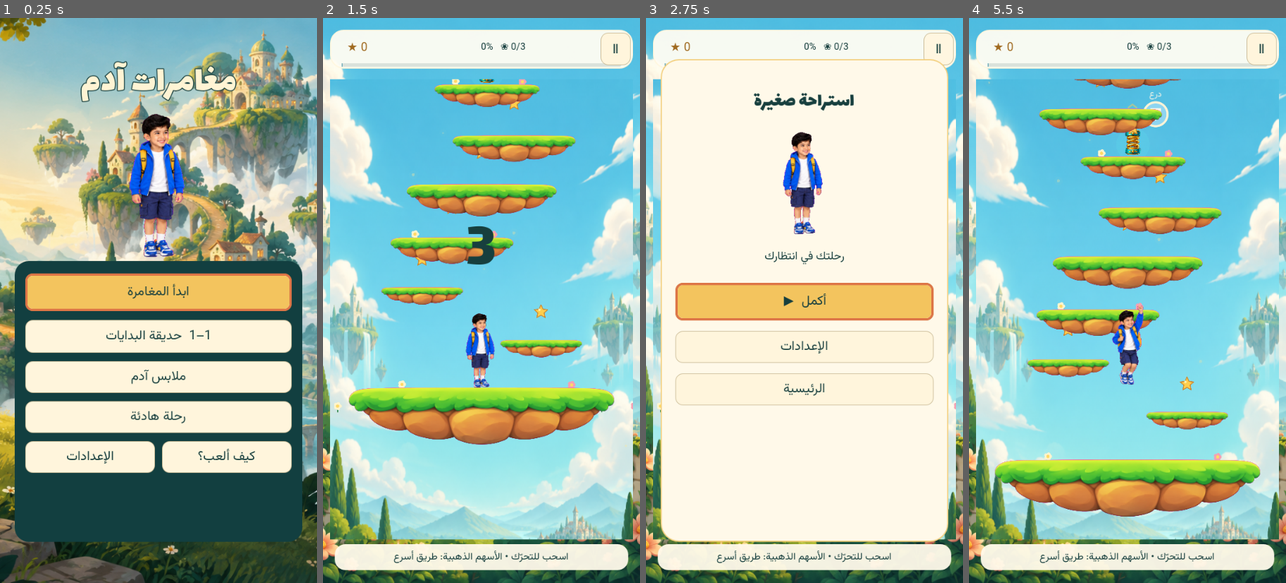
Above: before the commit, frames 1-4 (left to right).
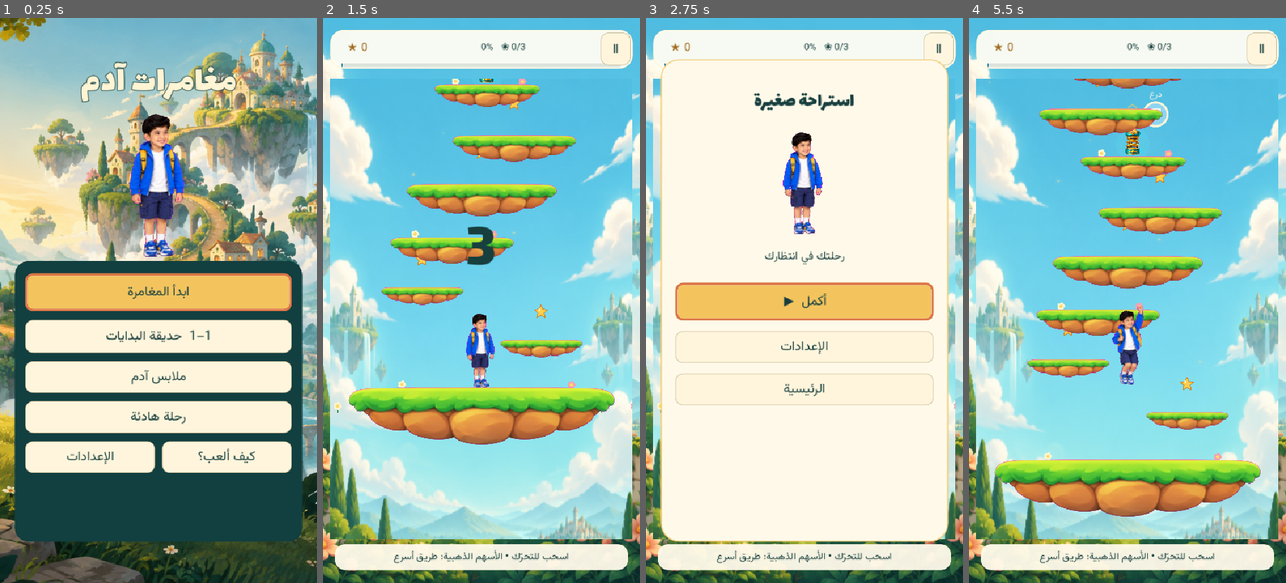
Above: after the commit, the same moments.

Repository: linkq8/adam-summit
Game: Godot game, scene res://main.tscn
Two runs of this game, one before a commit and one after it. Both use one fixed random seed, a clock stepped at 60 frames per second and the inputs below. Sound files missing from this copy of the repository are replaced by a short silence.
Inputs (mouse positions are in pixels of both pictures, inside the frame that each line leads up to):
- Up to frame 1 (0.25 s): no input
- Up to frame 2 (1.5 s): click "ابدأ المغامرة" at 0.5 s; tap Enter at 1.25, 1.35 s; move the mouse to (551, 272) at 1.27 s; hold Right (ui_right) from 1.28 s (still down); click (551, 272) at 1.42 s
- Up to frame 3 (2.75 s): tap Space at 1.52 s; release Right (ui_right) at 2 s; click "Ⅱ" at 2 s
- Up to frame 4 (5.5 s): click "أكمل ▶" at 2.75 s; tap Space at 3.5 s; drag from (1064, 328) to (1111, 413) at 3.52 s; move the mouse to (1159, 176) at 4.27 s; hold Right (ui_right) 4.28-5 s; tap Enter at 4.35, 5 s; drag from (1111, 413) to (1032, 215) at 5.02 s

The runs differ from the first frame. In frame 1, 3.8% of the frame differs, in the area x 0-100%, y 0-100%; in frame 2, 2.9%; in frame 3, 3.8%; in frame 4, 3.2%.

Commit message:
Fix full-screen layout on tall phones

Diff:
--- a/project.godot
+++ b/project.godot
@@ -11,9 +11,8 @@
 [display]
 window/size/viewport_width=540
 window/size/viewport_height=960
-window/size/window_width_override=540
-window/size/window_height_override=960
 window/stretch/mode="canvas_items"
+window/stretch/aspect="expand"
 window/handheld/orientation=1
 
 [rendering]
--- a/scripts/main.gd
+++ b/scripts/main.gd
@@ -121,13 +121,13 @@
 	else:
 		load_options()
 	apply_render_quality()
-	get_window().content_scale_aspect = Window.CONTENT_SCALE_ASPECT_KEEP
+	# Phones use their complete tall display instead of fitting the old 9:16
+	# design inside a letterboxed rectangle. TV keeps its exact 16:9 frame.
+	get_window().content_scale_aspect = Window.CONTENT_SCALE_ASPECT_KEEP if tv else Window.CONTENT_SCALE_ASPECT_EXPAND
 	if mobile:
 		DisplayServer.screen_set_orientation(DisplayServer.SCREEN_LANDSCAPE if tv else DisplayServer.SCREEN_PORTRAIT)
 	elif tv:
 		get_window().size = Vector2i(1280, 720)
-	else:
-		get_window().size = Vector2i(540, 960)
 	player_count = 2 if tv and demo else 1
 	model = Model.new(difficulty == 0, player_count, level, difficulty)
 	ui = Control.new()
@@ -189,14 +189,23 @@
 		layout_pending = true
 		layout_ui.call_deferred()
 
+static func canvas_for_pixels(pixels: Vector2, television: bool = false) -> Vector2:
+	if television:
+		return Vector2(1280, 720)
+	var aspect := pixels.x / maxf(pixels.y, 1.0)
+	return Vector2(maxf(540.0, 800.0 * aspect), maxf(800.0, 540.0 / aspect))
+
 func layout_ui() -> void:
 	drag_id = -1
 	layout_pending = false
 	apply_render_quality()
 	layout_pixels = get_window().size
 	var pixels := Vector2(layout_pixels)
-	var aspect := pixels.x / maxf(pixels.y, 1)
-	canvas_size = Vector2(1280, 720) if tv else Vector2(maxf(540, 800 * aspect), maxf(800, 540 / aspect))
+	if OS.get_name() in ["Android", "iOS"] and not tv:
+		var physical_screen := Vector2(DisplayServer.screen_get_size())
+		if physical_screen.x > 0 and physical_screen.y > 0:
+			pixels = physical_screen
+	canvas_size = canvas_for_pixels(pixels, tv)
 	get_window().content_scale_size = Vector2i(canvas_size * scale.x)
 	ui.size = canvas_size
 	modal.size = canvas_size
--- a/scripts/updater.gd
+++ b/scripts/updater.gd
@@ -1,6 +1,6 @@
 extends Node
 signal changed
-const VERSION := "0.8.2"
+const VERSION := "0.8.3"
 const API := "https://api.github.com/repos/linkq8/adam-summit/releases?per_page=20"
 const RELEASES := "https://github.com/linkq8/adam-summit/releases"
 const APK := "user://updates/adam-update.apk"
--- a/tests/test_four_updates.gd
+++ b/tests/test_four_updates.gd
@@ -6,7 +6,7 @@
 	if not ok: failures += 1; printerr("FAIL: " + message)
 func _initialize() -> void: call_deferred("run")
 func run() -> void:
-	check(Update.newer("v0.8.3") and Update.newer("v1.0.0"), "Version comparison")
+	check(Update.newer("v0.8.4") and Update.newer("v1.0.0"), "Version comparison")
 	check(not Update.newer("v" + Update.VERSION) and not Update.newer("v0.6.9") and not Update.newer("oops"), "No downgrade or malformed version")
 	check(not Update.valid_asset({"name": "adam-summit-android.apk", "browser_download_url": "https://example.com/evil.apk"}), "Reject foreign URL and missing digest")
 	var game = load("res://main.tscn").instantiate()
--- a/tests/test_ui.gd
+++ b/tests/test_ui.gd
@@ -23,6 +23,10 @@
 	root.add_child(game)
 	await process_frame
 	check(game.state == "lobby", "Starts in lobby")
+	check(ProjectSettings.get_setting("display/window/stretch/aspect", "") == "expand", "Project allows tall phone screens to expand")
+	check(game.get_window().content_scale_aspect == Window.CONTENT_SCALE_ASPECT_EXPAND, "Phone canvas does not use aspect-fit letterboxing")
+	var iphone_canvas: Vector2 = game.canvas_for_pixels(Vector2(1320, 2868), false)
+	check(absf(iphone_canvas.x / iphone_canvas.y - 1320.0 / 2868.0) < 0.001, "iPhone 16 Pro Max uses the complete screen aspect")
 	check(game.stages.size() == 4, "Two independently rendered race views")
 	game.tv = true
 	game.player_count = 2
Not shown, changed: export_presets.cfg
Not shown, changed: DESIGN.md
Not shown, changed: README.md
